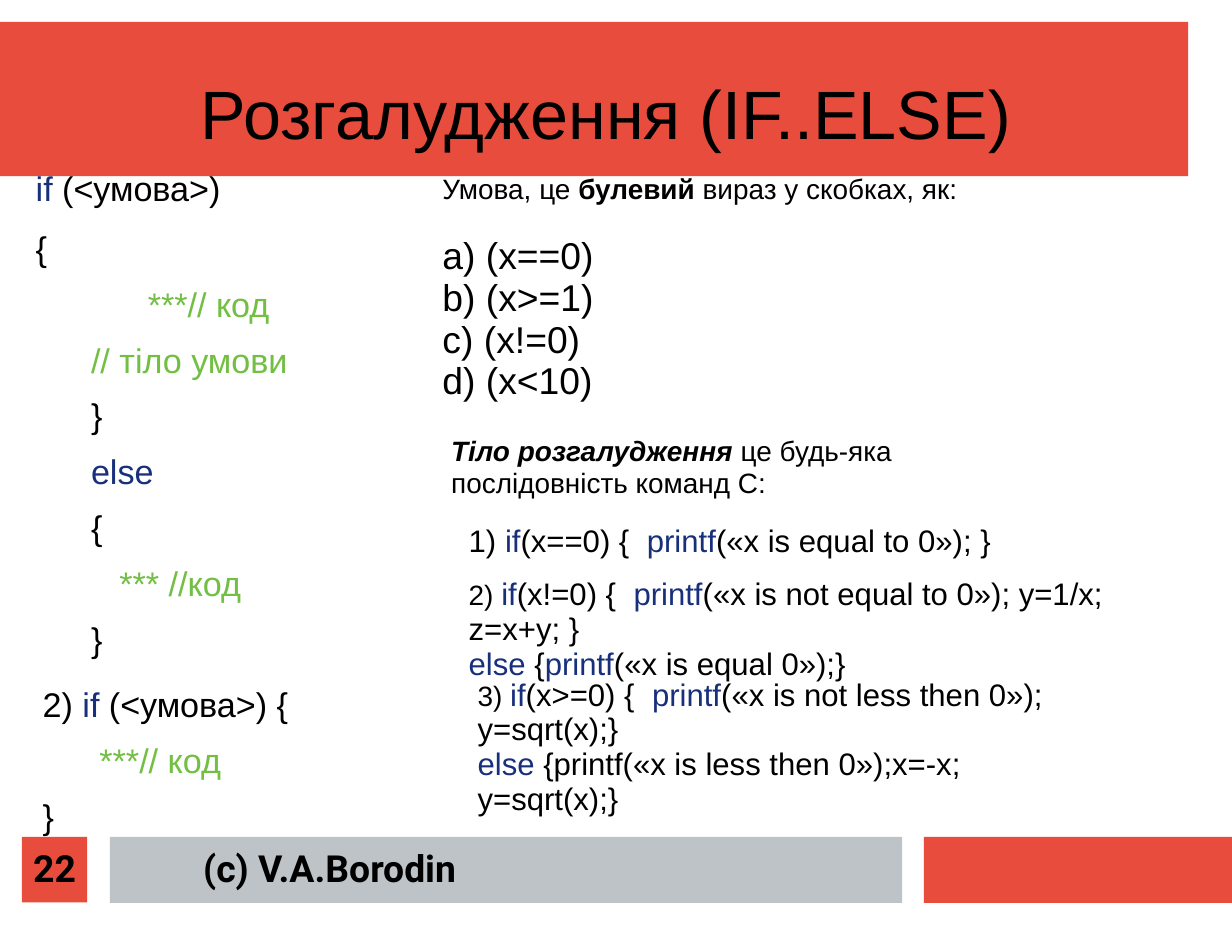
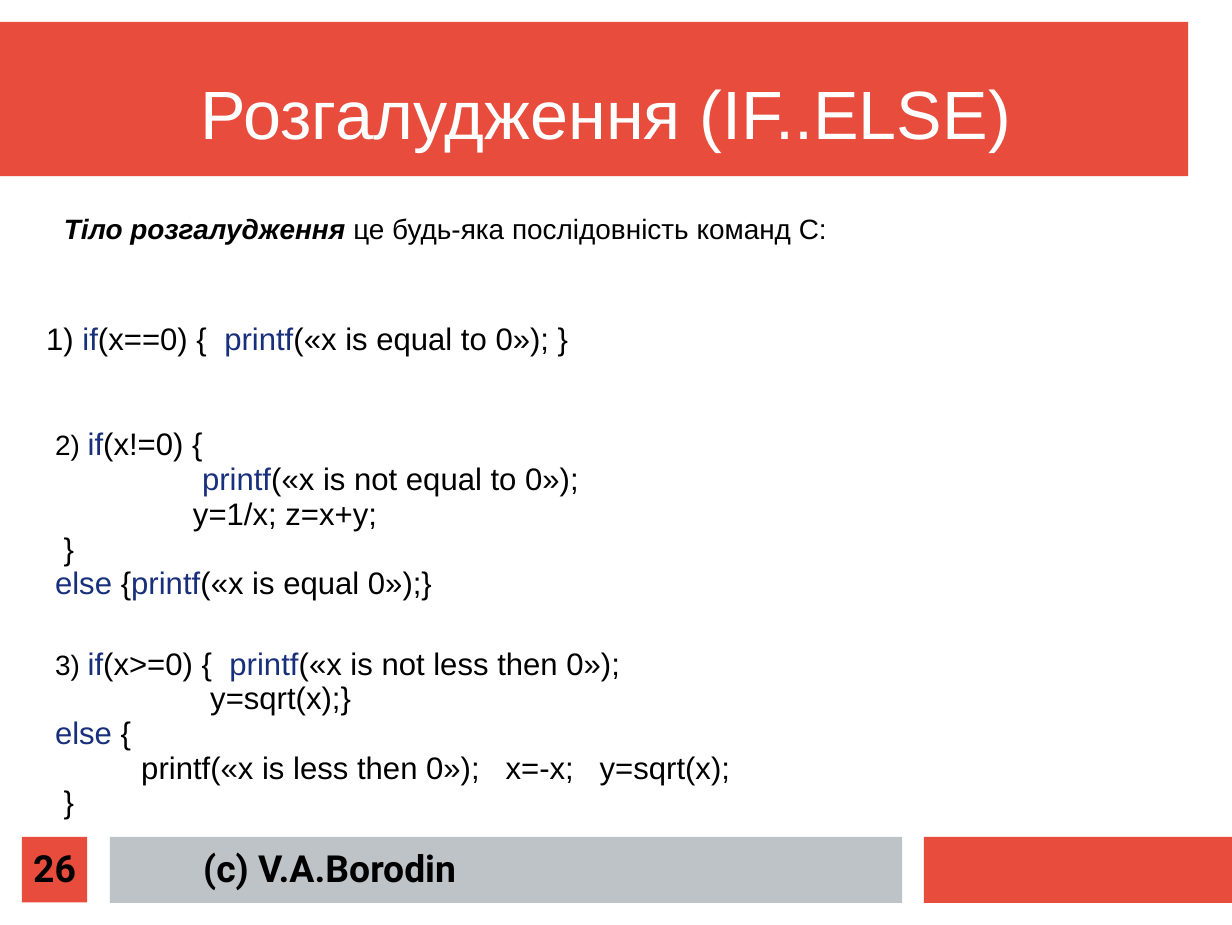
Before and after one commit to mecchmatProjects/CppCourse, a slide deck: slide 26 of Lect02/CppTutorUkr1.ppt (slide 22 before the commit). Drawn at 1232x925 pixels with LibreOffice and Linux fonts; fonts in the diff are those of the drawing. Boxes give left, top, right and bottom in pixels: in the first picture for what was removed or moved away, otherwise in the second. Text is boxed around its words. In the diff, an @@ line names an element or a change of style, - is before the commit and + after.

```diff
--- a/Lect02/CppTutorUkr1.ppt
+++ b/Lect02/CppTutorUkr1.ppt
@@ text "Розгалудження (IF..ELSE)" at [201, 89, 1011, 151]: text colour #000000 to #FFFFFF @@
@@ text removed at [36, 173, 287, 602] @@
-if (<умова>)
-{
-  ***// код
-  // тіло умови
-  }
-  else
-  {
-  *** //код
-  }
@@ text removed at [442, 178, 957, 402] @@
-Умова, це булевий вираз у скобках, як:
-a) (x==0)
-b) (x>=1)
-c) (x!=0)
-d) (x<10)
@@ text "Тіло розгалудження це будь-яка послідовність ..." rewrapped from [451, 440, 892, 498] to [64, 218, 827, 244] @@
@@ text "1) if(x==0) { printf(«x is ...": place and size @@
-text "1) if(x==0) { printf(«x is ..." at [469, 529, 972, 559]
+text "1) if(x==0) { printf(«x is ..." at [46, 327, 550, 356]
@@ text "2) if(x!=0) {": place and size @@
-text "2) if(x!=0) {" at [469, 582, 1103, 681]
+text "2) if(x!=0) {" at [55, 432, 579, 601]
@@ text at [55, 432, 579, 531]: text changed @@
-2) if(x!=0) { printf(«x is not equal to 0»); y=1/x; z=x+y; }
+2) if(x!=0) {
+printf(«x is not equal to 0»);
+y=1/x; z=x+y;
+}
@@ text at [55, 652, 730, 785]: text changed @@
-3) if(x>=0) { printf(«x is not less then 0»); y=sqrt(x);}
-else {printf(«x is less then 0»);x=-x; y=sqrt(x);}
+3) if(x>=0) { printf(«x is not less then 0»);
+y=sqrt(x);}
+else {
+printf(«x is less then 0»); x=-x; y=sqrt(x);
+}
@@ text removed at [43, 692, 267, 780] @@
-2) if (<умова>) {
-***// код
-}
@@ page number at [33, 855, 76, 883]: text changed @@
-22
+26
```
Also in this commit, not shown: 17 other slides changed, 4 slides added, 1 slide removed.
